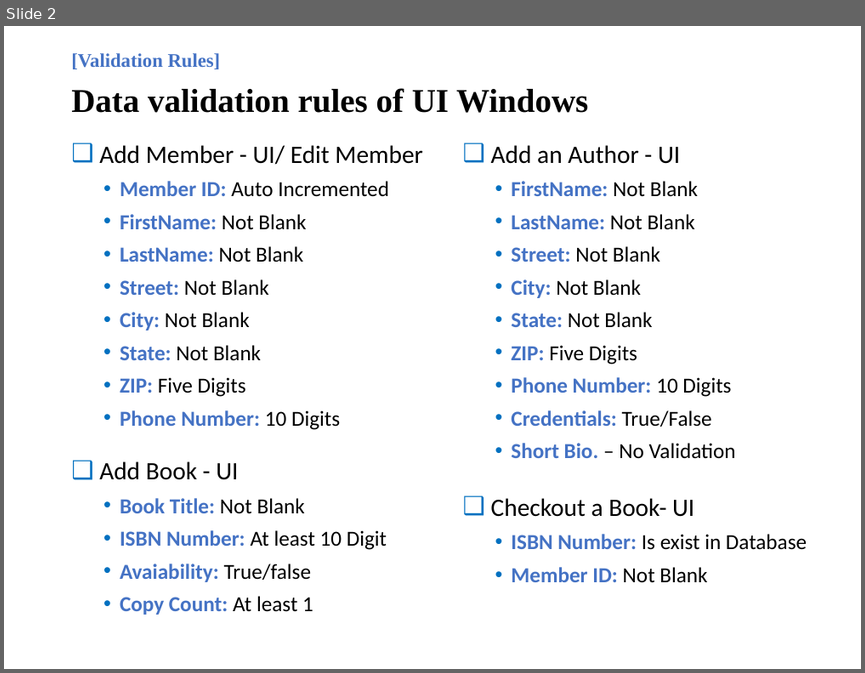
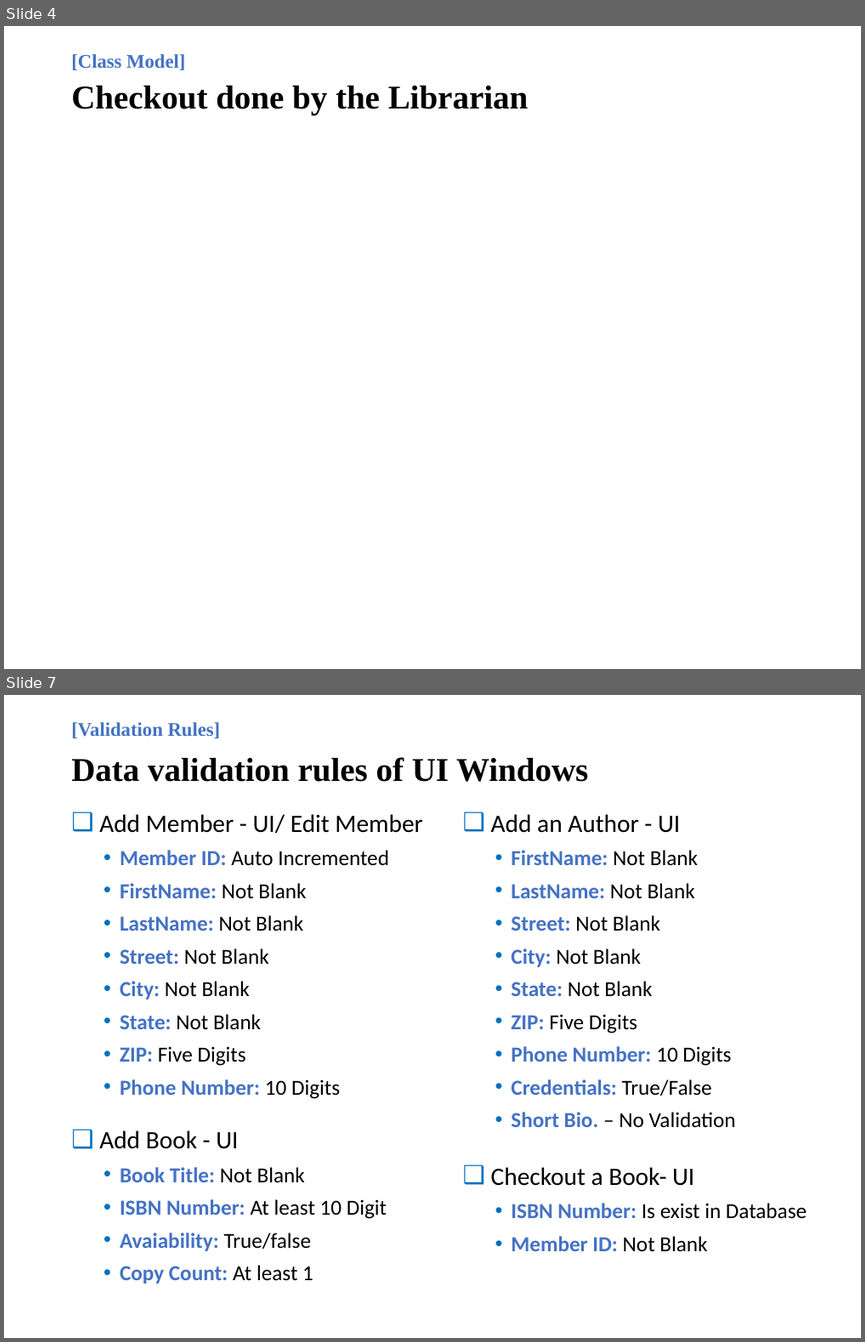
Before and after one commit to vijay9711/MPP_Project, a slide deck: doc/Presentation File.pptx. Shown one above the other, each under a label of ours: slide 2 before the commit, slides 4 and 7 after it; the slides between them are not shown. The pictures are 865x673 and 865x1342 pixels, drawn with LibreOffice and Linux fonts; fonts in the diff are those of the drawing. Boxes give left, top, right and bottom in pixels: in the first picture for what was removed or moved away, otherwise in the second. Text is boxed around its words. In the diff, an @@ line names an element or a change of style, - is before the commit and + after.

```diff
--- a/doc/Presentation File.pptx
+++ b/doc/Presentation File.pptx
@@ slide 4 added at <box>4,26,861,669</box>, background #FFFFFF @@
@@ text added at <box>71,54,528,115</box>, 27.9 pt, text #000000, bold @@
+[Class Model]
+Checkout done by the Librarian
@@ what was slide 2 is now slide 7 @@
```
Also in this commit, not shown: 2 slides changed, 4 other slides added, 3 other files.
